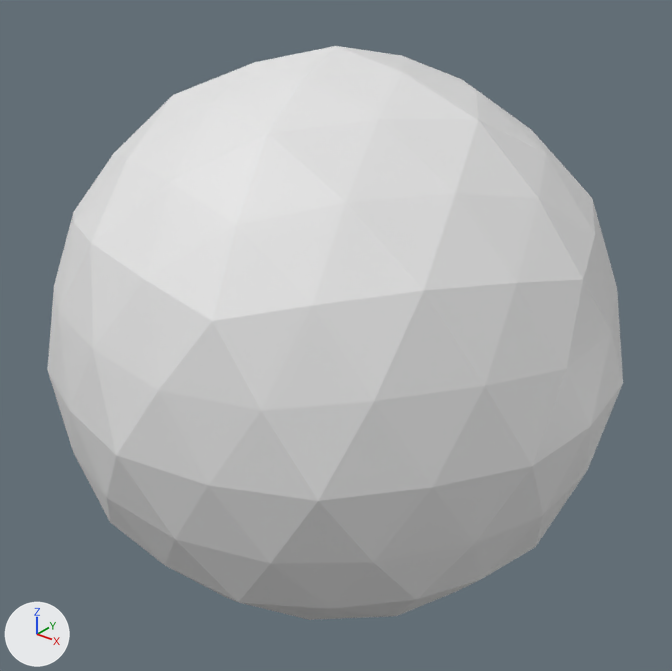
Before and after pictures for a commit that changed the FBX model Louron Editor/Resources/Models/Sphere.fbx.
Rendered twice from a 50 mm camera at (1.804, -2.255, 1.399) aimed at (0.0, 0.0, 0.001). Every picture has the same lights, and +X, +Y and +Z are marked at lower left.

Script lines for the objects in view, before the commit:
```python
me_sphere_001 = bpy.data.meshes.new('Sphere.001')
me_sphere_001.from_pydata(...)  # 162 vertices, 320 faces; spans x -0.94..0.94, y -0.96..0.96, z -0.96..0.96
me_sphere_001.materials.append(mat_standard_sphere_material)  # white #e7e7e7
ob_sphere = bpy.data.objects.new('Sphere', me_sphere_001)
ob_sphere.location = (0.0, 0.0, 0.0)
```
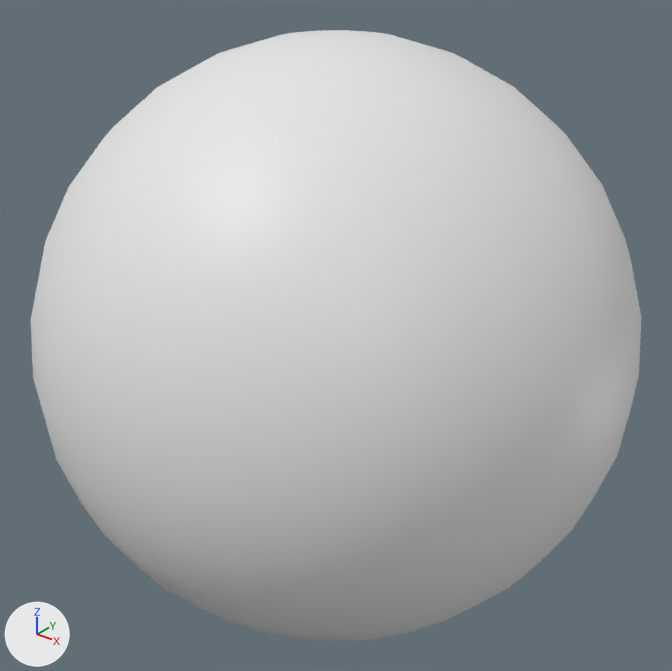
Boxes [x1, y1, x2, y2] around the edits, measured in the pictures (672 x 671 px):
'Sphere', reshaped, turned: before [48, 46, 623, 620]; after [31, 30, 641, 641]

The edits, one by one:
me_sphere_001 is used by ob_sphere; location (0.0, 0.0, 0.0).
me_sphere_001 had 162 vertices, 320 faces and spanned x -0.94..0.94, y -0.96..0.96, z -0.96..0.96.
me_sphere_001 now has 482 vertices, 512 faces and spans x -1.0..1.0, y -1.0..1.0, z -1.0..1.0.
me_sphere_001 part 1: 162 vertices removed from x -0.94..0.94, y -0.96..0.96, z -0.96..0.96; 482 vertices added at x -1.0..1.0, y -1.0..1.0, z -1.0..1.0, forming a UV sphere (32 segments, 16 rings, poles along y).
Object 'Sphere' (ob_sphere) turns from (0, 0, 0) to (90, 0, 0) degrees about x, y and z.
